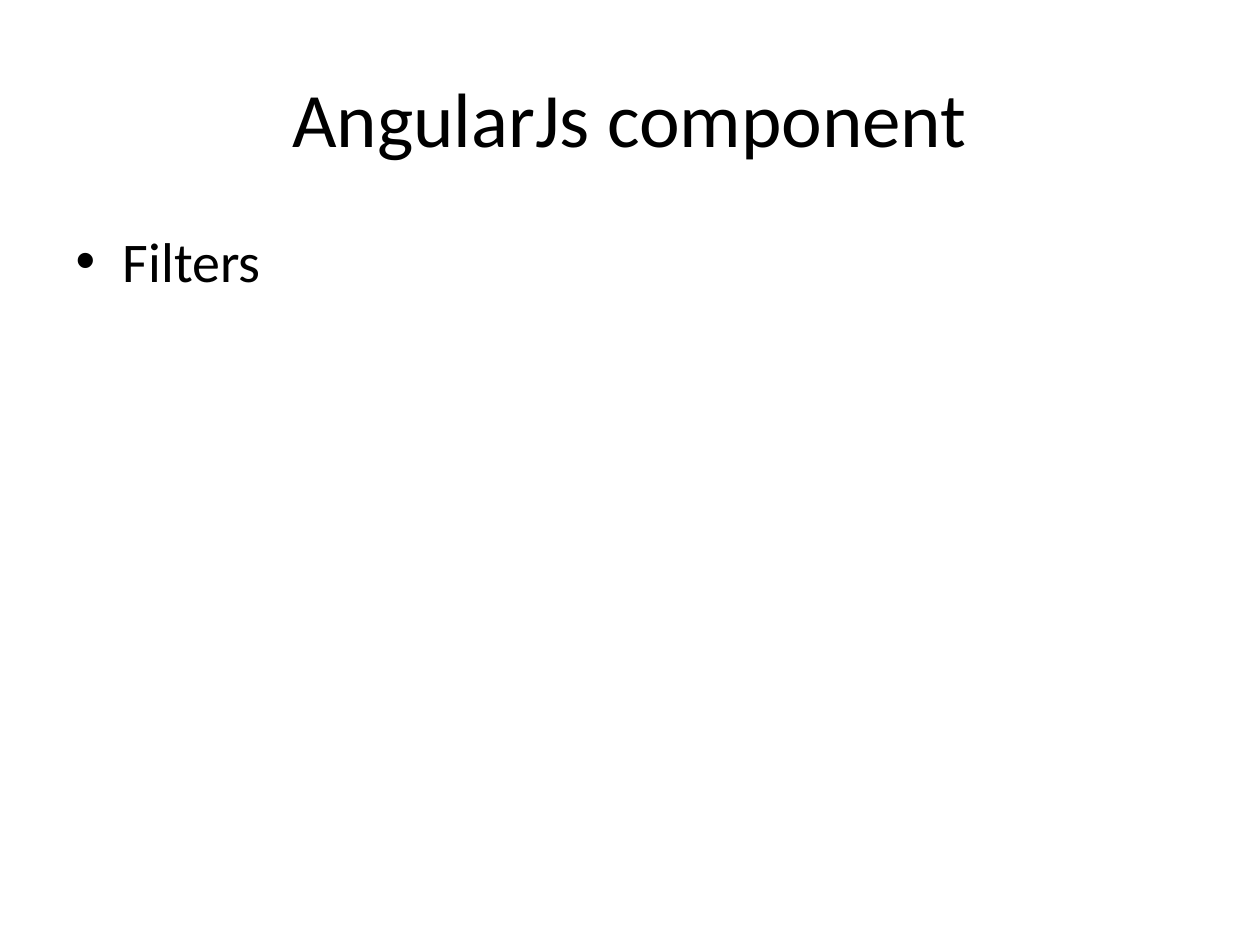
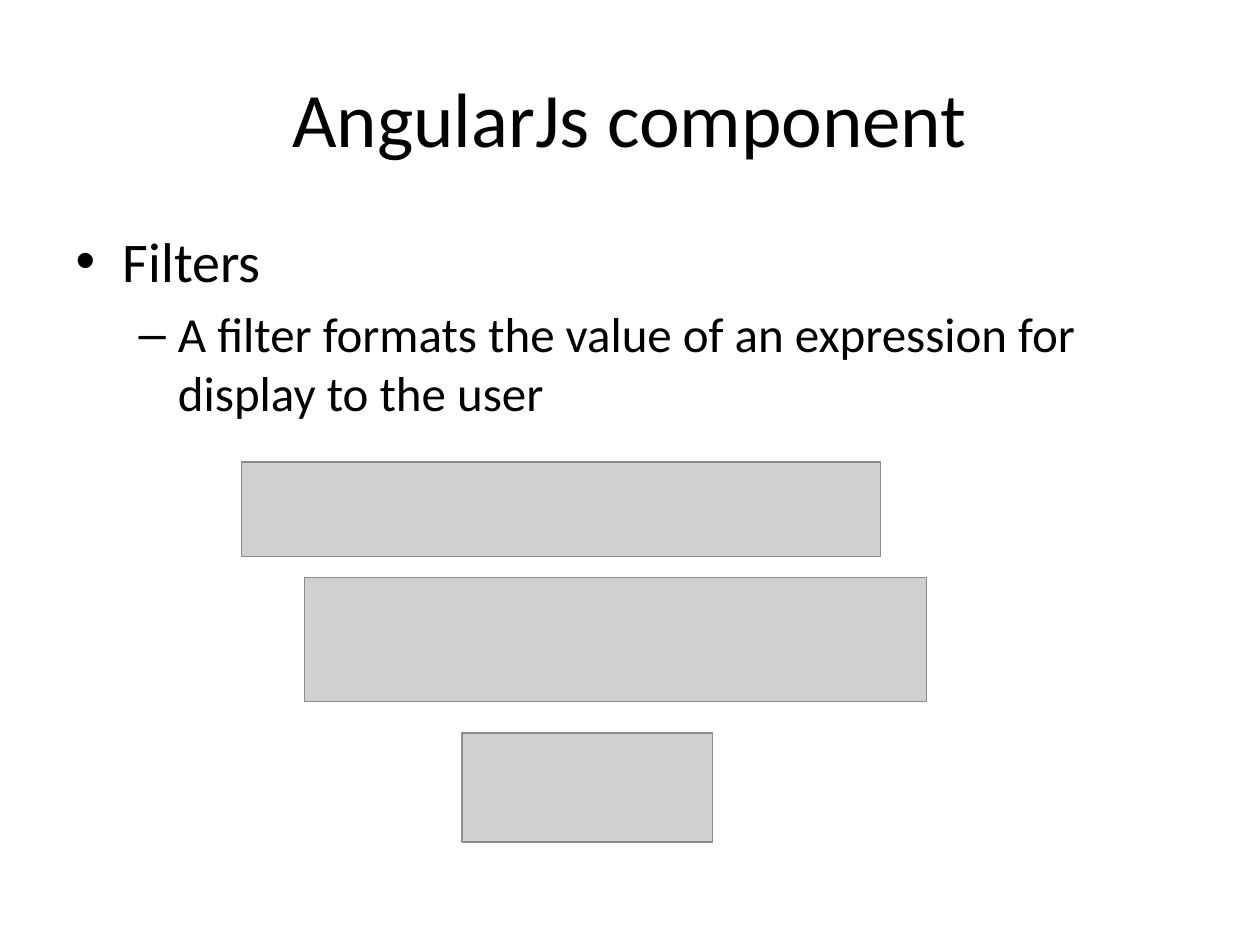
Before and after one commit to tasnim-reza/angularjs-class, a slide deck: slide 28 of class-2-Basic AngularJs/slides/basic angularjs.pptx (slide 29 before the commit). Drawn at 1260x945 pixels with LibreOffice and Linux fonts; fonts in the diff are those of the drawing; grey boxes stand for pictures. Boxes give left, top, right and bottom in pixels: in the first picture for what was removed or moved away, otherwise in the second. Text is boxed around its words. In the diff, an @@ line names an element or a change of style, - is before the commit and + after.

Commit message:
added angularjs component description class-2

```diff
--- a/class-2-Basic AngularJs/slides/basic angularjs.pptx
+++ b/class-2-Basic AngularJs/slides/basic angularjs.pptx
@@ text at bbox=[178, 318, 1075, 419]: paragraph added @@
+  – A filter formats the value of an expression for display to the user
@@ picture added at bbox=[242, 462, 881, 557] @@
@@ picture added at bbox=[305, 577, 927, 702] @@
@@ picture added at bbox=[462, 733, 713, 843] @@
```
Also in this commit, not shown: 14 other slides changed, 1 slide added, 1 slide removed, 7 other files.
